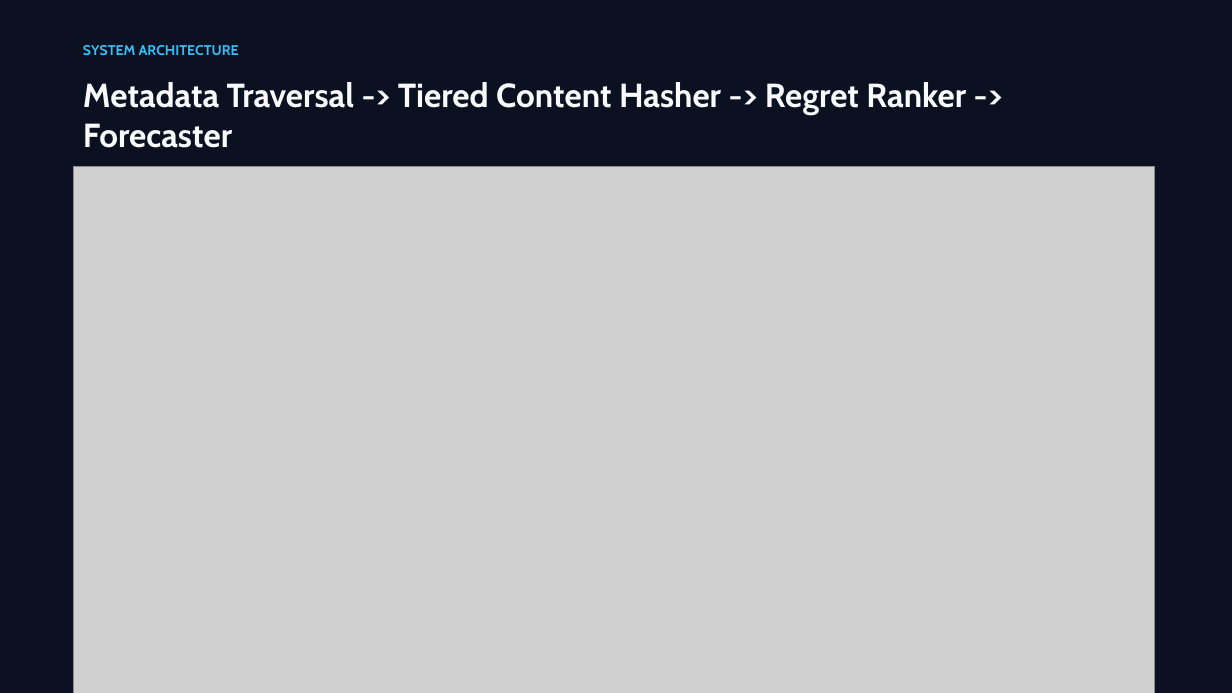
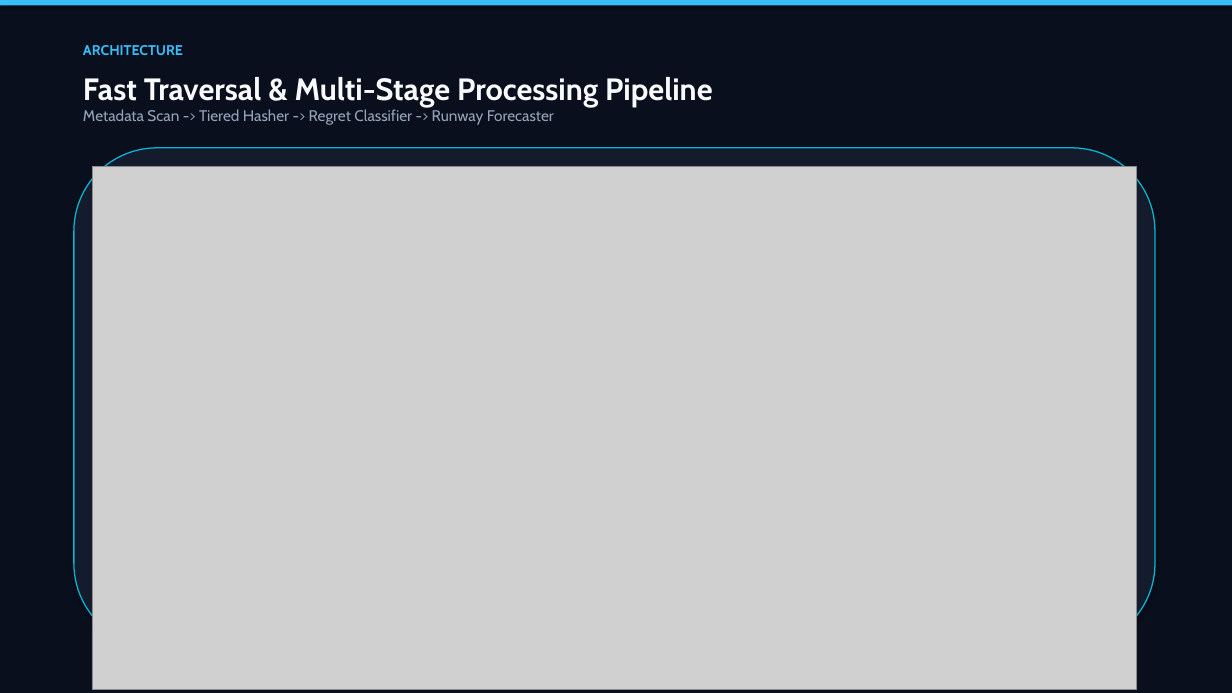
Before and after one commit to basithladdu/sanchay, a slide deck: slide 5 of docs/SANCHAY.pptx. Drawn at 1232x693 pixels with LibreOffice and Linux fonts; fonts in the diff are those of the drawing; grey boxes stand for pictures. Boxes give left, top, right and bottom in pixels: in the first picture for what was removed or moved away, otherwise in the second. Text is boxed around its words. In the diff, an @@ line names an element or a change of style, - is before the commit and + after.

Commit message:
Deliver refined masterpiece presentation deck with high-impact visual design

```diff
--- a/docs/SANCHAY.pptx
+++ b/docs/SANCHAY.pptx
@@ rectangle at [0,0,1232,693]: fill #0B1120 to #0A0F1D @@
@@ rectangle added at [0,0,1232,6], fill #38BDF8 @@
@@ text at [83,45,183,55]: text changed @@
-SYSTEM ARCHITECTURE
+ARCHITECTURE
@@ text at [83,77,712,125]: text changed; size 26 to 12 pt; text colour #F8FAFC to #94A3B8; bold off @@
-Metadata Traversal -> Tiered Content Hasher -> Regret Ranker -> Forecaster
+Fast Traversal & Multi-Stage Processing Pipeline
+Metadata Scan -> Tiered Hasher -> Regret Classifier -> Runway Forecaster
@@ rounded rectangle added at [74,148,1155,647], fill #131B2C, outline #06B6D4 1 pt @@
@@ picture: place and size @@
-picture at [74,166,1155,693]
+picture at [92,166,1137,689]
```
Also in this commit, not shown: 6 other slides changed.
